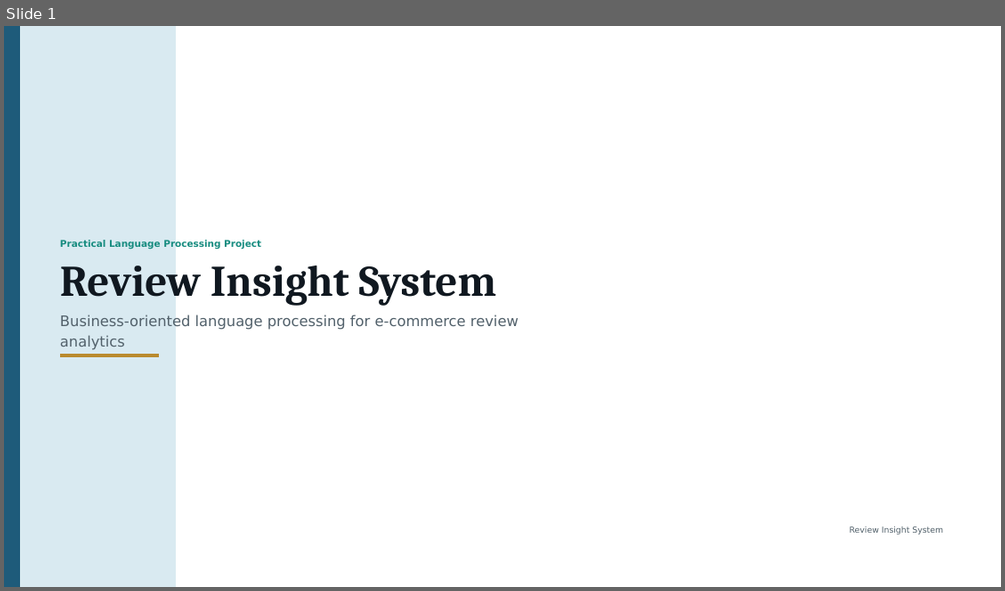
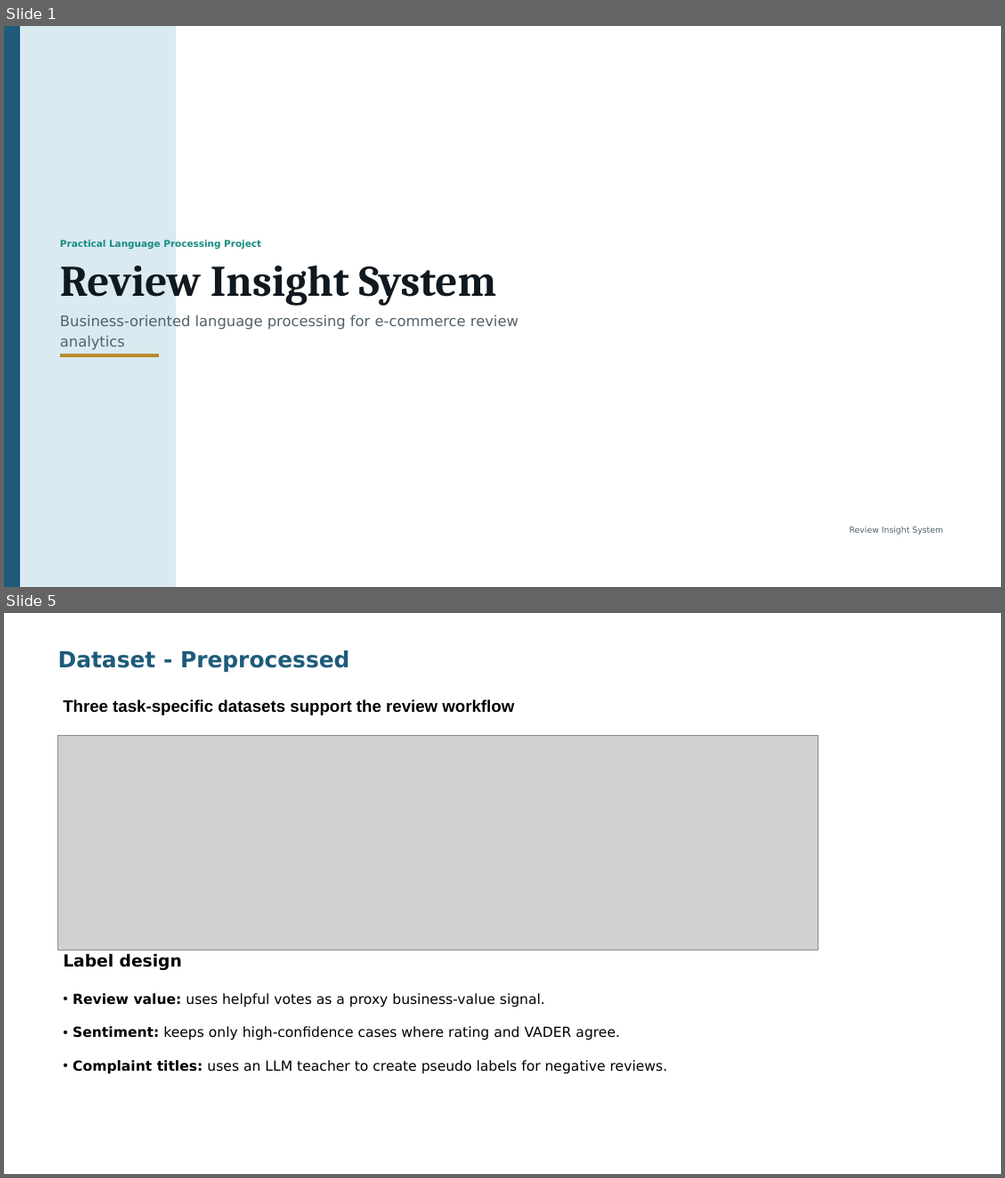
Before and after one commit to mrzhao11/Review_Insight_System-ISY5004-Group14, a slide deck: Review-Insight-System.pptx. Shown one above the other, each under a label of ours: slide 1 before the commit, slides 1 and 5 after it; the slides between them are not shown. The pictures are 1005x591 and 1005x1178 pixels, drawn with LibreOffice and Linux fonts; fonts in the diff are those of the drawing; grey boxes stand for pictures. Boxes give left, top, right and bottom in pixels: in the first picture for what was removed or moved away, otherwise in the second. Text is boxed around its words. In the diff, an @@ line names an element or a change of style, - is before the commit and + after.

```diff
--- a/Review-Insight-System.pptx
+++ b/Review-Insight-System.pptx
@@ slide 5 added at <box>4,613,1001,1174</box>, background #FFFFFF @@
@@ text added at <box>58,650,350,673</box>, 32 pt, text #1E5B7A, bold @@
+Dataset - Preprocessed
@@ text added at <box>63,699,514,715</box>, 24 pt, text #000000, bold @@
+Three task-specific datasets support the review workflow
@@ picture added at <box>57,735,817,950</box> @@
@@ text added at <box>63,954,668,1074</box>, 20 pt, text #000000 @@
+Label design
+• Review value: uses helpful votes as a proxy business-value signal.
+• Sentiment: keeps only high-confidence cases where rating and VADER agree.
+• Complaint titles: uses an LLM teacher to create pseudo labels for negative reviews.
```
Also in this commit, not shown: 1 slide changed, 10 other slides added, 5 slides removed.
